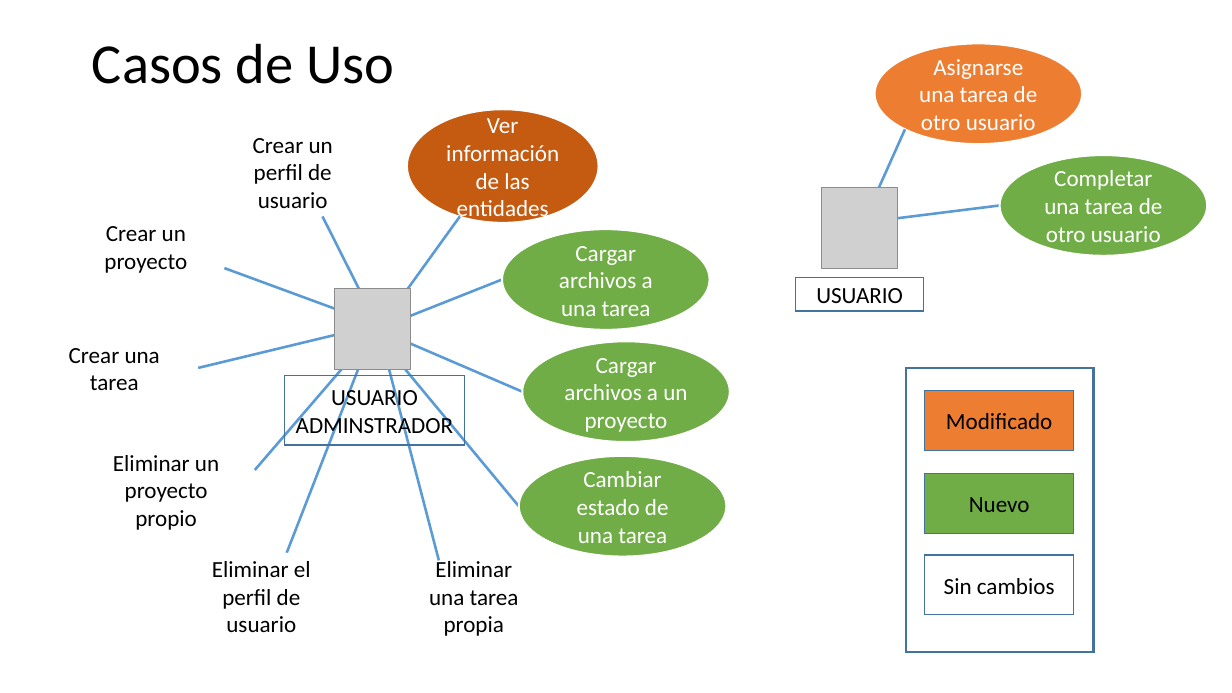
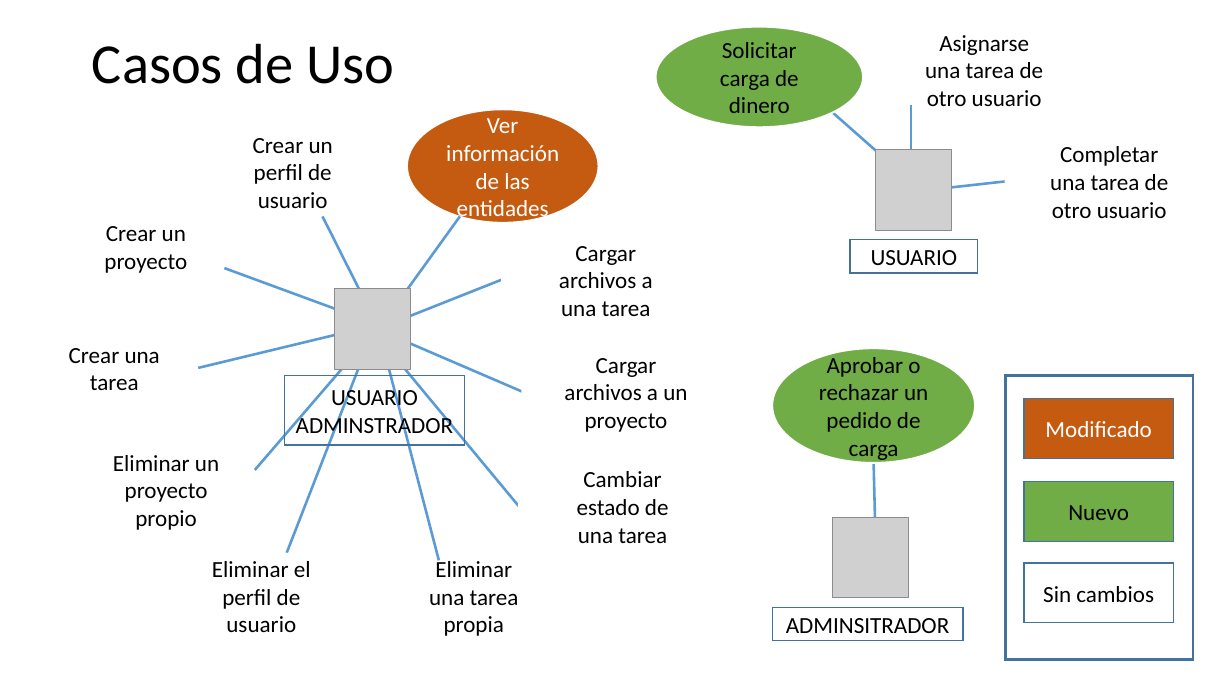
Before and after one commit to BrianLeoGoldman/CooperAR-Doc, a slide deck: slide 1 of Diagrama de casos de uso.pptx. Drawn at 1232x693 pixels with LibreOffice and Linux fonts; fonts in the diff are those of the drawing; grey boxes stand for pictures; background and template pictures are left out. Boxes give left, top, right and bottom in pixels: in the first picture for what was removed or moved away, otherwise in the second. Text is boxed around its words. In the diff, an @@ line names an element or a change of style, - is before the commit and + after.

```diff
--- a/Diagrama de casos de uso.pptx
+++ b/Diagrama de casos de uso.pptx
@@ ellipse added at <box>656,27,864,128</box>, fill #70AD47, outline #FFFFFF 1.5 pt, 18 pt, text #000000 @@
+Solicitar carga de dinero
@@ ellipse "Asignarse una tarea de otro ...": place and size @@
-ellipse "Asignarse una tarea de otro ..." at <box>875,43,1083,144</box>
+ellipse "Asignarse una tarea de otro ..." at <box>881,19,1089,120</box>
@@ ellipse "Asignarse una tarea de otro ..." at <box>881,19,1089,120</box>: text colour #FFFFFF to #000000; fill #ED7D31 to #FFFFFF @@
@@ line added from (917, 187) to (833, 113), #5B9BD5 2 pt @@
@@ line moved from (861, 227) - (905, 129) to (911, 181) - (911, 105) @@
@@ text colour #FFFFFF to #000000; fill #70AD47 to #FFFFFF in 4 elements at <box>502,229,710,330</box>, <box>522,341,730,442</box>, <box>519,456,727,556</box>, <box>1006,131,1214,232</box> @@
@@ ellipse "Completar una tarea de otro ...": place and size @@
-ellipse "Completar una tarea de otro ..." at <box>1000,155,1208,256</box>
+ellipse "Completar una tarea de otro ..." at <box>1006,131,1214,232</box>
@@ picture: place and size @@
-picture at <box>822,188,897,268</box>
+picture at <box>876,150,952,230</box>
@@ line moved from (861, 223) - (1000, 205) to (911, 192) - (1006, 181) @@
@@ rectangle "USUARIO": place and size @@
-rectangle "USUARIO" at <box>796,277,923,311</box>
+rectangle "USUARIO" at <box>850,239,978,273</box>
@@ ellipse added at <box>773,348,976,463</box>, fill #70AD47, outline #FFFFFF 1.5 pt, 18 pt, text #000000 @@
+Aprobar o rechazar un pedido de carga
@@ 3 rectangles: place and size @@
-3 rectangles at <box>907,368,1094,652</box>
+3 rectangles at <box>1006,376,1193,660</box>
@@ rectangle "Modificado": place and size @@
-rectangle "Modificado" at <box>925,391,1075,451</box>
+rectangle "Modificado" at <box>1024,398,1174,458</box>
@@ rectangle "Modificado" at <box>1024,398,1174,458</box>: text colour #000000 to #FFFFFF; fill #ED7D31 to #C55A11 @@
@@ line added from (876, 556) to (873, 463), #5B9BD5 2 pt @@
@@ picture added at <box>833,518,909,598</box> @@
@@ rectangle added at <box>773,607,964,640</box>, outline #43739E 1 pt, 18 pt, text #000000 @@
+ADMINSITRADOR
```
Also in this commit, not shown: 3 other files.
